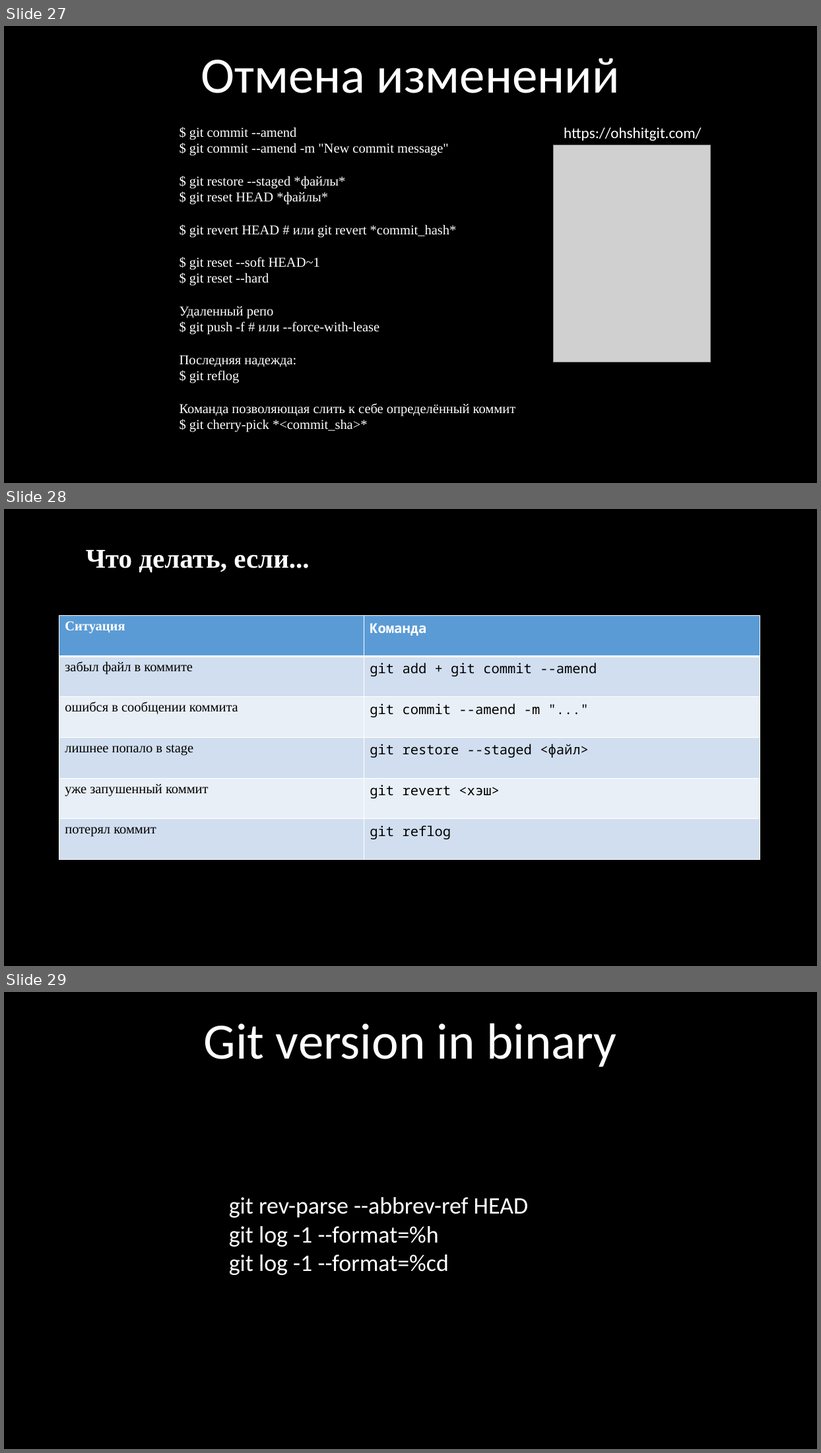
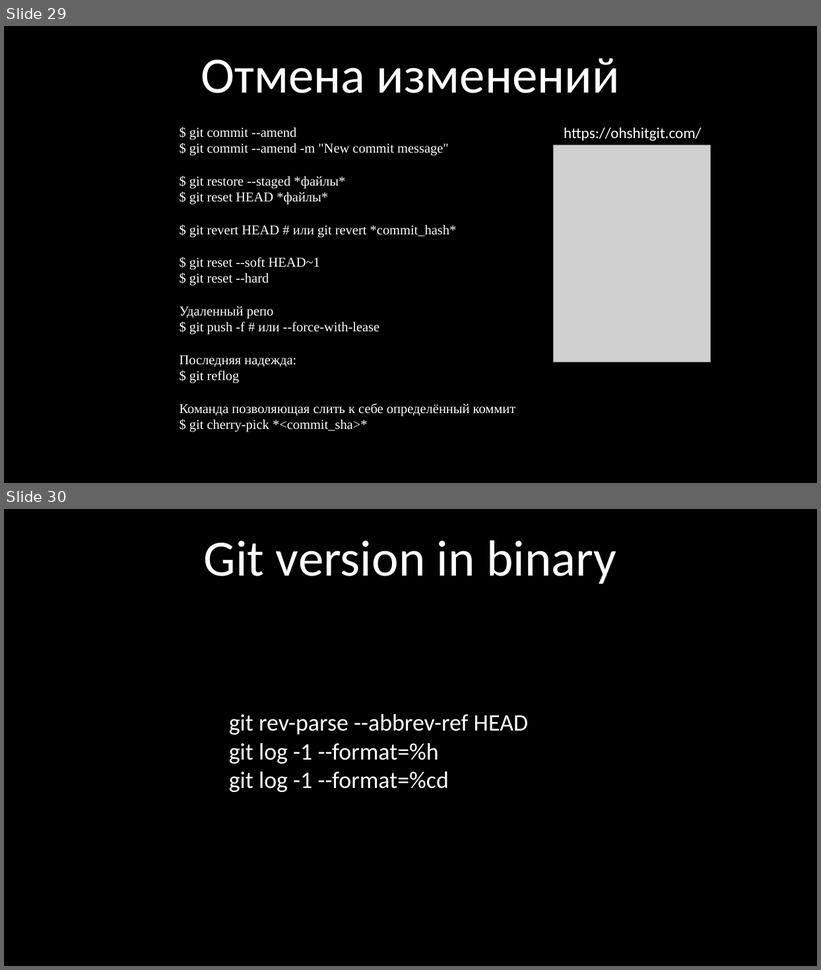
Before and after one commit to kruffka/C-Programming, a slide deck: 9_git/9_git.pptx. Shown one above the other, each under a label of ours: slides 27, 28 and 29 before the commit, slides 29 and 30 after it. The pictures are 821x1453 and 821x970 pixels, drawn with LibreOffice and Linux fonts; fonts in the diff are those of the drawing; grey boxes stand for pictures. Boxes give left, top, right and bottom in pixels: in the first picture for what was removed or moved away, otherwise in the second. Text is boxed around its words. In the diff, an @@ line names an element or a change of style, - is before the commit and + after.

```diff
--- a/9_git/9_git.pptx
+++ b/9_git/9_git.pptx
@@ slide 28 removed at (4,509,817,966), background #000000 @@
@@ title removed at (86,550,309,572) @@
-Что делать, если...
@@ table removed at (59,616,760,859), 6 rows, 2 columns @@
-Ситуация | Команда
-забыл файл в коммите | git add + git commit --amend
-ошибся в сообщении коммита | git commit --amend -m "..."
-лишнее попало в stage | git restore --staged <файл>
-уже запушенный коммит | git revert <хэш>
-потерял коммит | git reflog
@@ what was slide 27 is now slide 29 @@
@@ what was slide 29 is now slide 30 @@
```
Also in this commit, not shown: 6 slides changed, 3 slides added, 4 other files.
